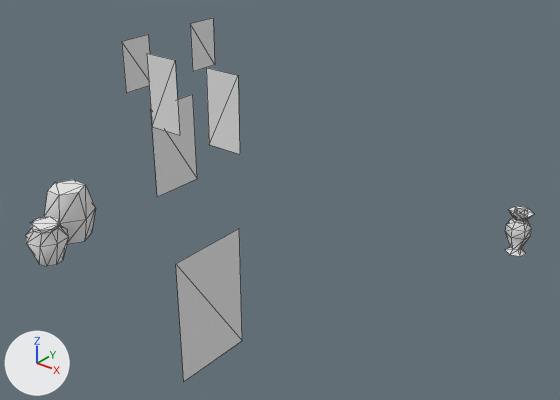
What one commit did to the COLLADA model binaries/data/mods/public/art/meshes/props/hele_house_d_props.dae.
Camera for both pictures: a 50 mm camera at (0.36, -0.399, 0.329) aimed at (0.012, 0.035, 0.06). Every picture has the same lights, and +X, +Y and +Z are marked at lower left. Mesh edges are drawn as thin lines. Where no turn or scale is listed for an object, it has been applied to the vertices.

The older version as bpy lines, for what is in view:
```python
me_object1050mesh = bpy.data.meshes.new('Object1050Mesh')
me_object1050mesh.from_pydata(...)  # 128 vertices, 194 faces; spans x -0.27..0.08, y -0.39..-0.081, z -0.101..0.072
me_object1050mesh.materials.append(mat_10___default)  # its picture is missing
ob_object1050 = bpy.data.objects.new('Object1050', me_object1050mesh)
ob_object1050.location = (0.0856, 0.2693, 0.1001)
```
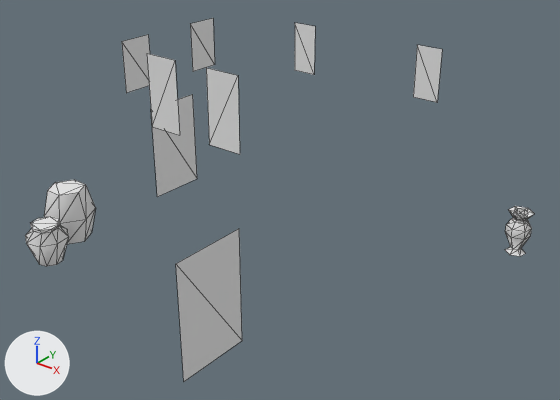
Where the newer file only moved an object's origin or applied its transform, the numbers keep the older frame.

Patch to the scene script:
```diff
--- a/binaries/data/mods/public/art/meshes/props/hele_house_d_props.dae.py
+++ b/binaries/data/mods/public/art/meshes/props/hele_house_d_props.dae.py
@@ me_object1050mesh @@
 me_object1050mesh.from_pydata(...)  # 128 vertices, 194 faces; spans x -0.27..0.08, y -0.39..-0.081, z -0.101..0.072
 # used by ob_object1050; location = (0.0856, 0.2693, 0.1001)
 # verts and faces of me_object1050mesh; kept vertices keep their numbers, new ones are numbered from 128
+# me_object1050mesh part 1
+verts[128] = (-0.033, -0.104, 0.065)  # pixel (417, 44)
+verts[129] = (-0.033, -0.104, 0.02)  # pixel (413, 97)
+verts[130] = (-0.16, -0.104, 0.065)  # pixel (294, 22)
+verts[131] = (-0.16, -0.104, 0.02)  # pixel (294, 70)
+for new, old in zip([*range(132, 136)], [*range(128, 132)]): verts[new] = verts[old] + (0.023, 0.0, 0.0)
+faces += [(128, 132, 133), (128, 133, 129), (130, 134, 135), (130, 135, 131)]
 me_object1050mesh.materials.append(mat_10___default)
```

Location of each change, (x1, y1, x2, y2) in pixels of the pictures (560 x 400 px):
part 1 of me_object1050mesh, added
    after: (295, 23, 442, 102)
